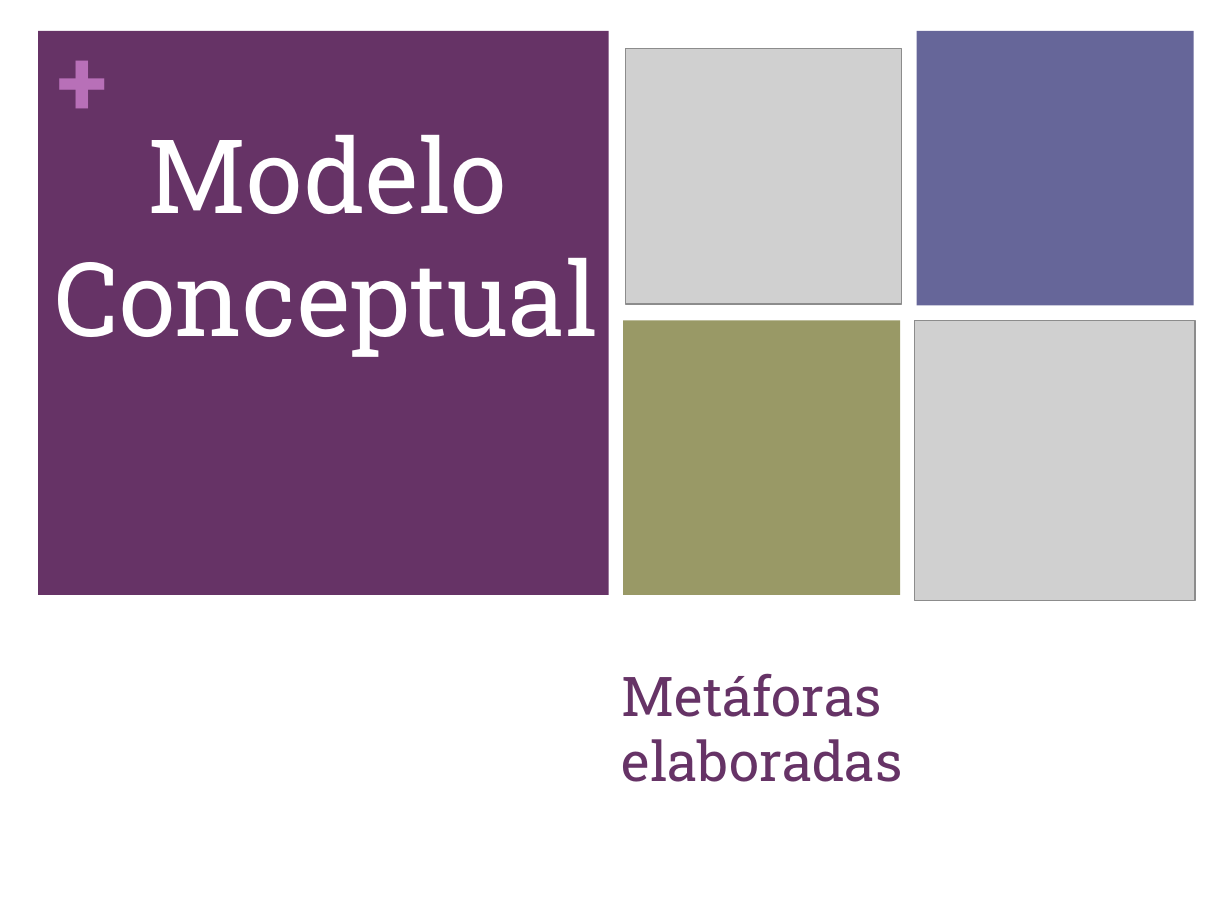
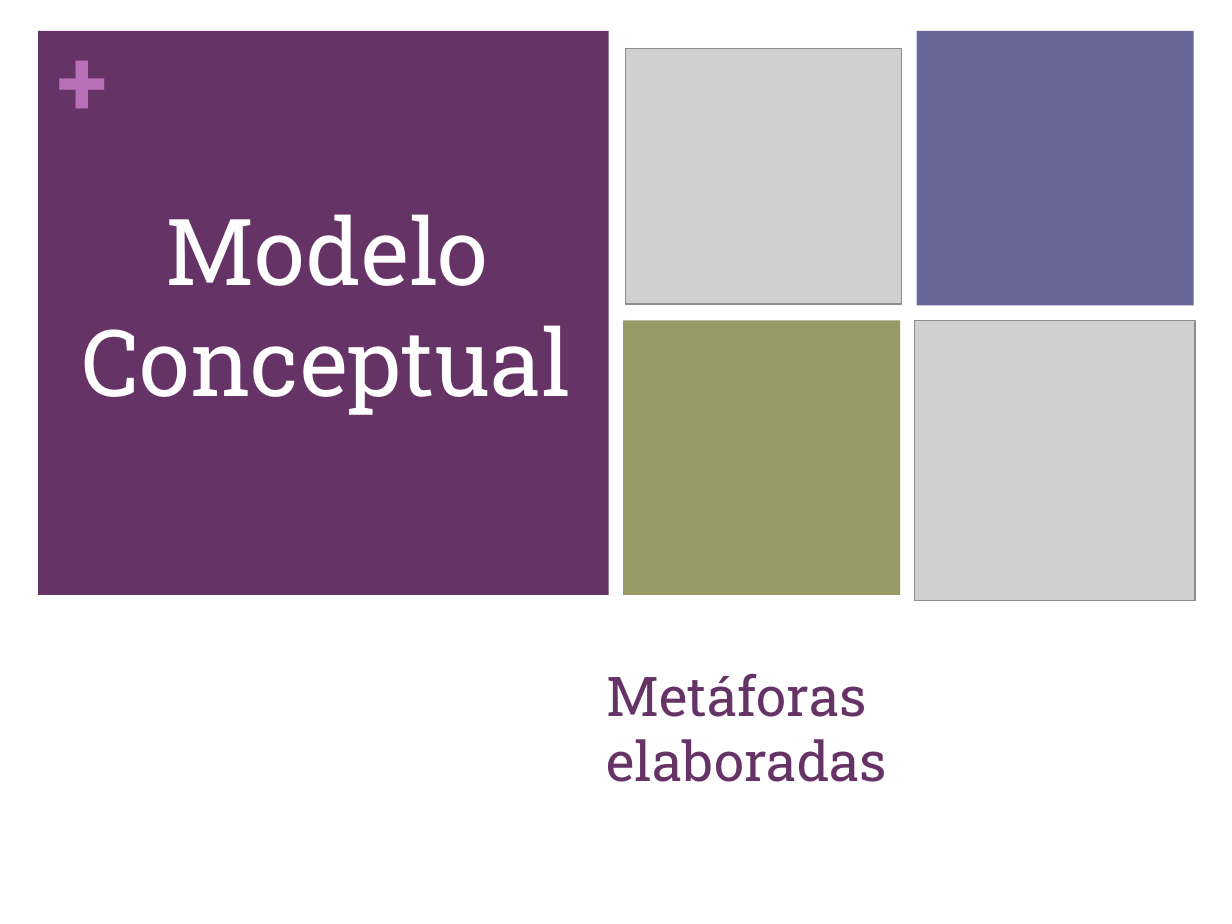
Before and after one commit to carboned4/C_C_U-2015-10, a slide deck: slide 6 of Aula 06/G10 - Apresentacao - Lab05.pptx. Drawn at 1232x924 pixels with LibreOffice and Linux fonts; fonts in the diff are those of the drawing; grey boxes stand for pictures. Boxes give left, top, right and bottom in pixels: in the first picture for what was removed or moved away, otherwise in the second. Text is boxed around its words. In the diff, an @@ line names an element or a change of style, - is before the commit and + after.

```diff
--- a/Aula 06/G10 - Apresentacao - Lab05.pptx
+++ b/Aula 06/G10 - Apresentacao - Lab05.pptx
@@ text "Modelo Conceptual": place and size @@
-text "Modelo Conceptual" at <box>54,135,598,357</box>
+text "Modelo Conceptual" at <box>82,214,571,415</box>
@@ text "Modelo Conceptual" at <box>82,214,571,415</box>: size 60 to 54 pt @@
@@ title "Metáforas elaboradas": place and size @@
-title "Metáforas elaboradas" at <box>622,673,903,782</box>
+title "Metáforas elaboradas" at <box>607,673,888,782</box>
```
Also in this commit, not shown: 10 other slides changed, 1 other file.
